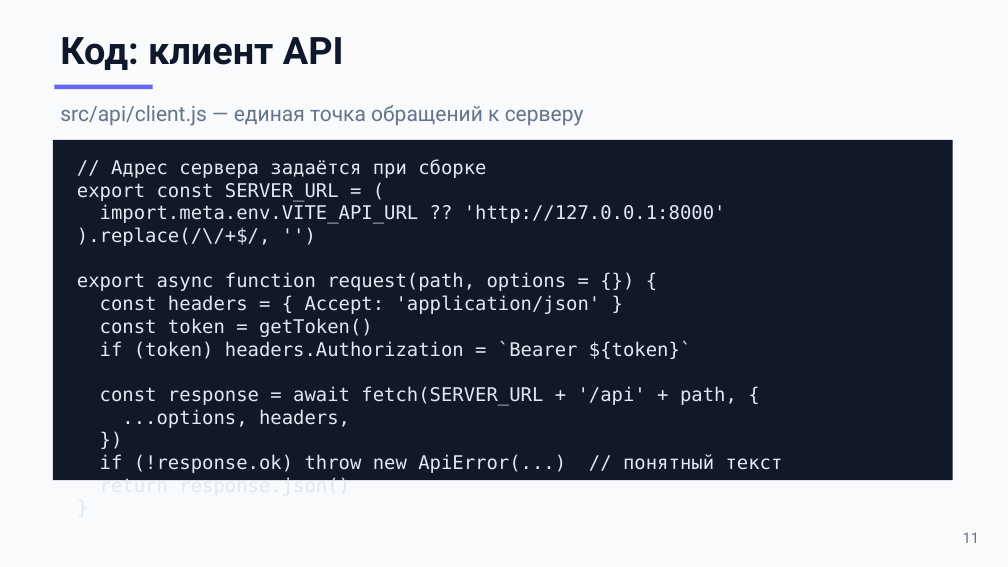
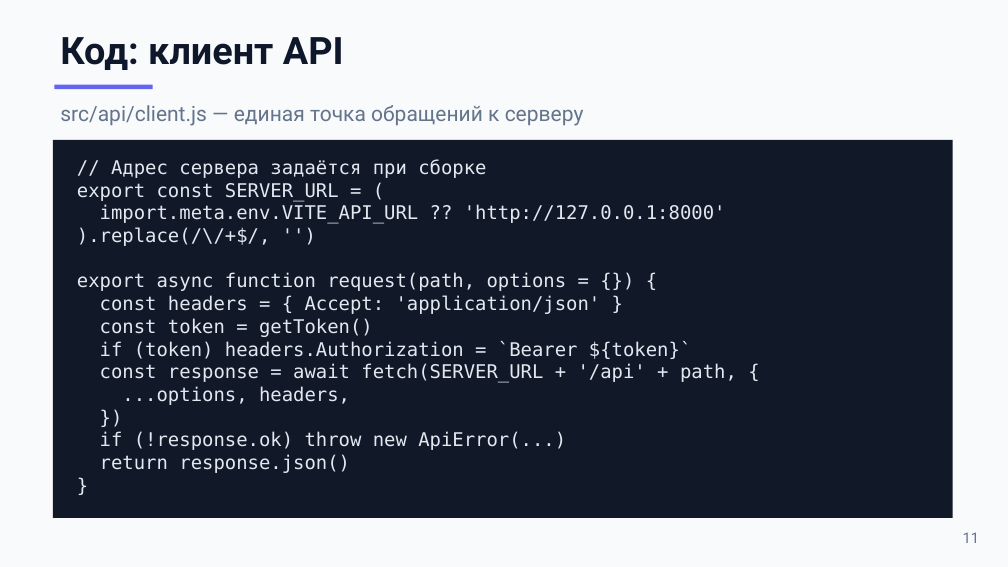
Before and after one commit to sacura1337/habitquest, a slide deck: slide 11 of docs/Презентация_HabitQuest.pptx. Drawn at 1008x567 pixels with LibreOffice and Linux fonts; fonts in the diff are those of the drawing. Boxes give left, top, right and bottom in pixels: in the first picture for what was removed or moved away, otherwise in the second. Text is boxed around its words. In the diff, an @@ line names an element or a change of style, - is before the commit and + after.

Commit message:
поправил наложение текста на слайдах

```diff
--- a/docs/Презентация_HabitQuest.pptx
+++ b/docs/Презентация_HabitQuest.pptx
@@ rectangle: place and size @@
-rectangle at [53, 140, 953, 480]
+rectangle at [53, 140, 953, 518]
@@ text at [100, 431, 566, 450]: text changed @@
-if (!response.ok) throw new ApiError(...) // понятный текст
+if (!response.ok) throw new ApiError(...)
```
Also in this commit, not shown: 7 other slides changed.
